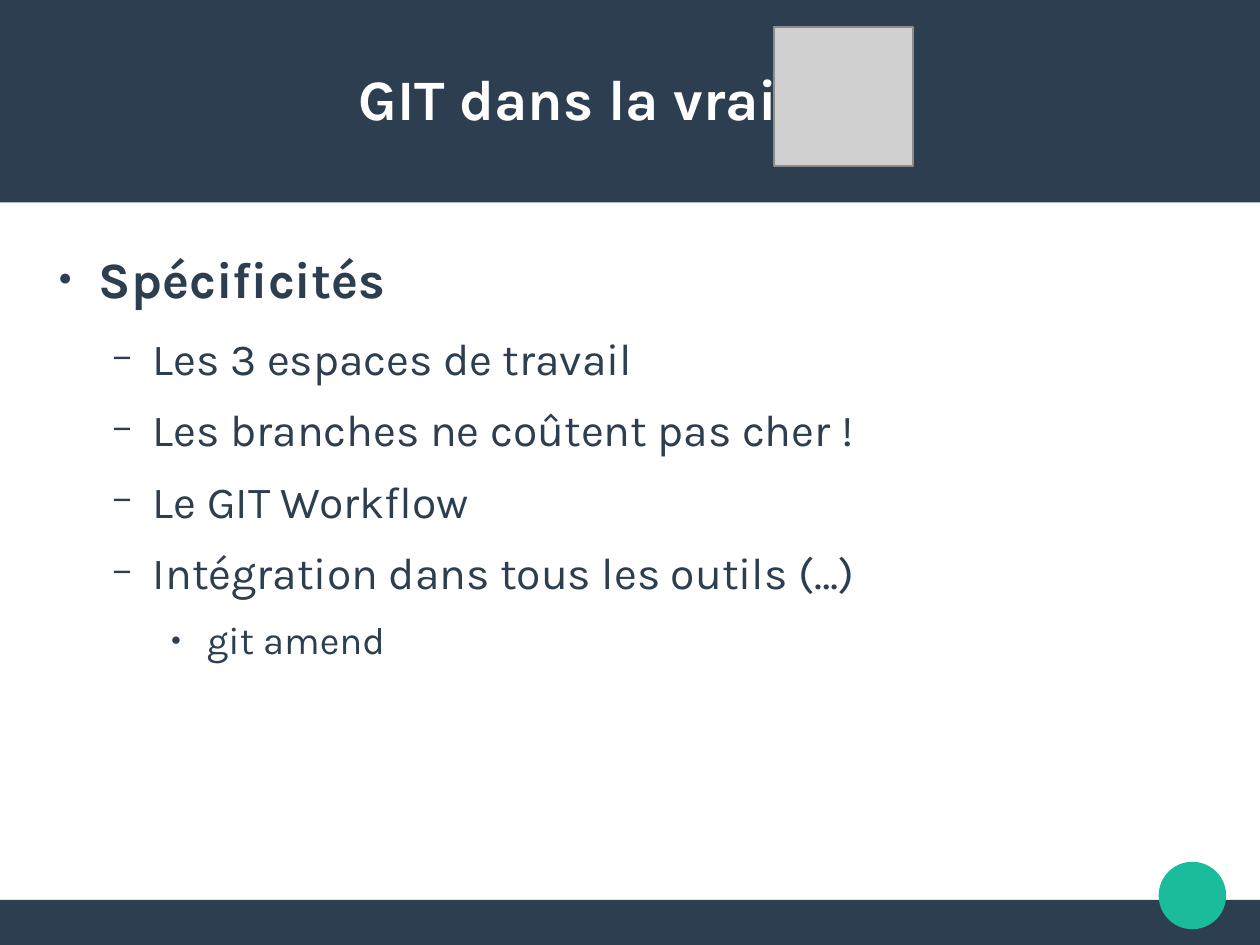
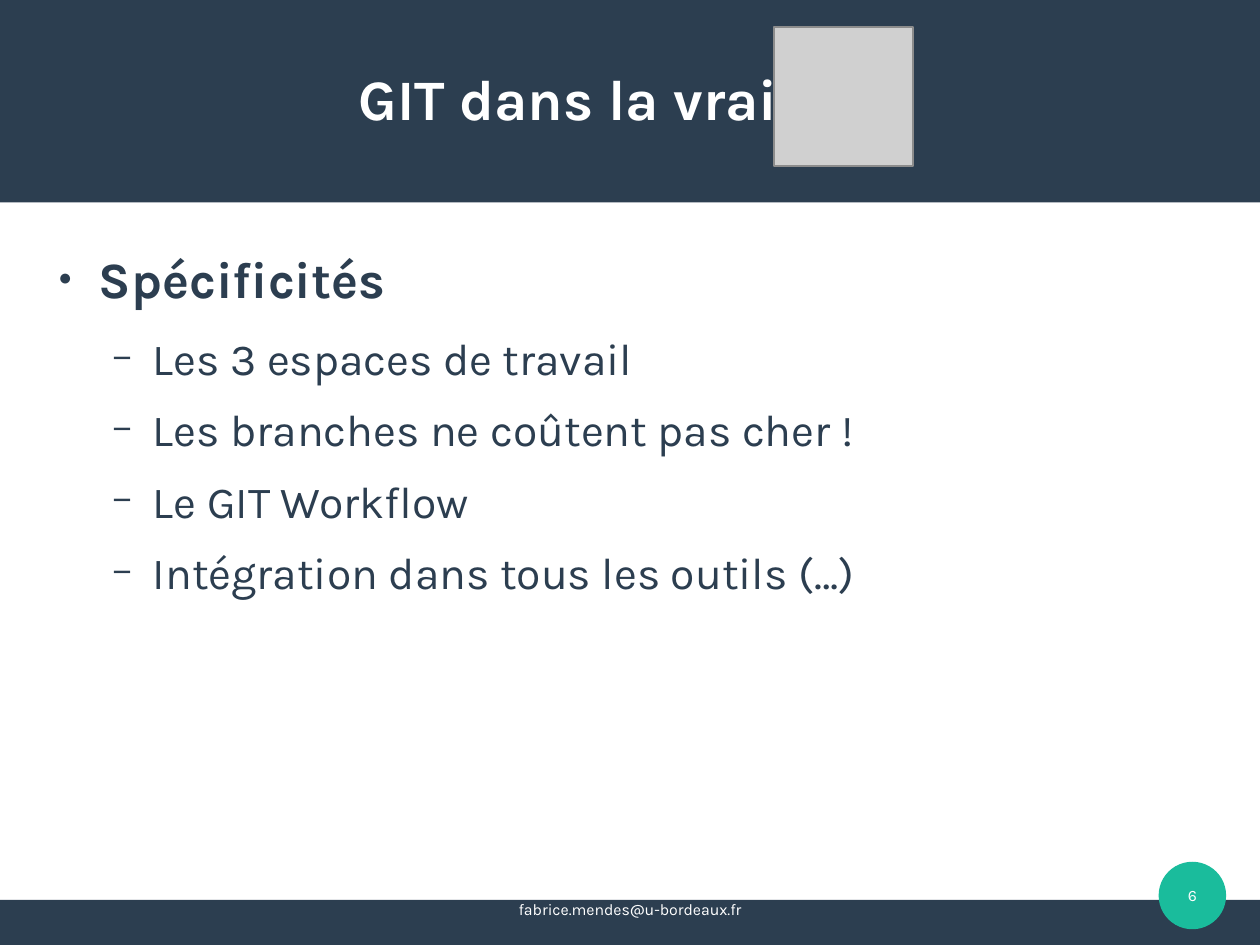
Before and after one commit to FAbOnGitHub/IntroductionGitLab, a slide deck: slide 6 of 20181008_initiation_GitLab_FM.odp. Drawn at 1260x945 pixels with LibreOffice and Linux fonts; fonts in the diff are those of the drawing; grey boxes stand for pictures; background and template pictures are left out. Boxes give left, top, right and bottom in pixels: in the first picture for what was removed or moved away, otherwise in the second. Text is boxed around its words. In the diff, an @@ line names an element or a change of style, - is before the commit and + after.

```diff
--- a/20181008_initiation_GitLab_FM.odp
+++ b/20181008_initiation_GitLab_FM.odp
@@ text at <box>207,627,385,664</box>: paragraph removed @@
-    ● git amend
@@ page number added at <box>1188,891,1197,901</box>, 10 pt, text #FFFFFF @@
+6
@@ text added at <box>519,904,742,918</box>, 10 pt, text #FFFFFF @@
+fabrice.mendes@u-bordeaux.fr
```
Also in this commit, not shown: 9 other slides changed, 6 slides added, 3 slides removed.
